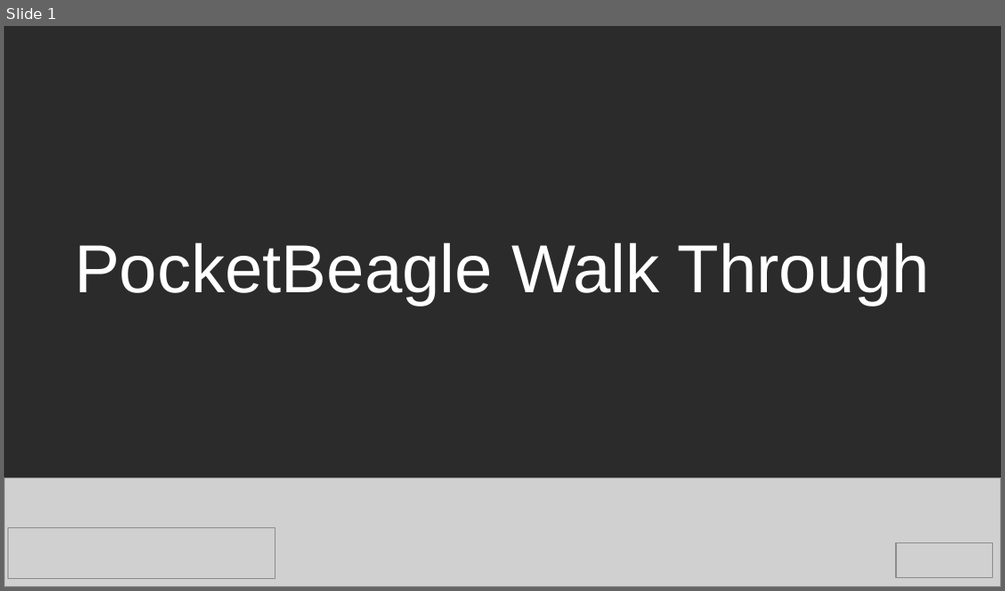
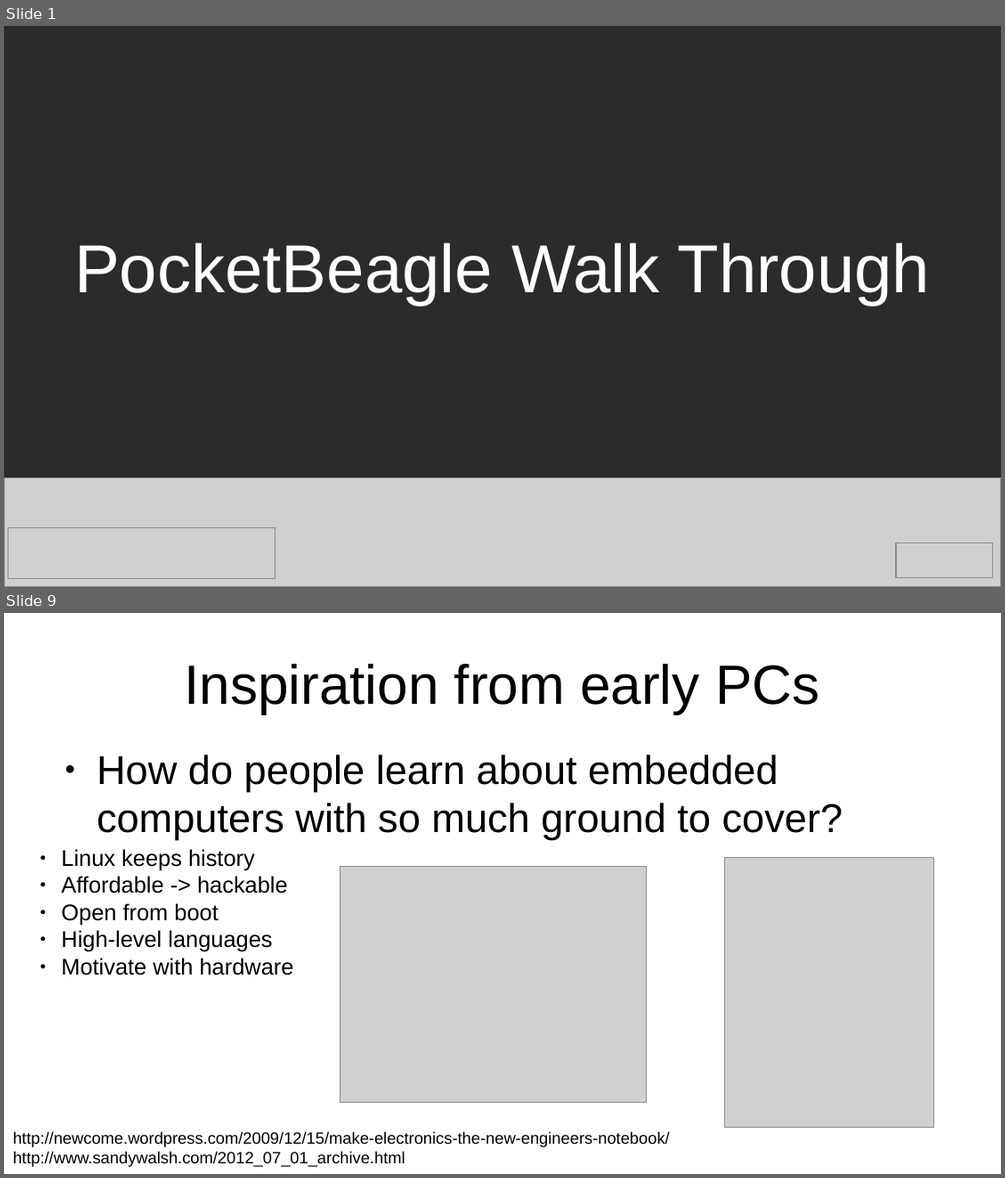
Before and after one commit to e-ale/Slides, a slide deck: pocketbeagle.odp. Shown one above the other, each under a label of ours: slide 1 before the commit, slides 1 and 9 after it; the slides between them are not shown. The pictures are 1005x591 and 1005x1178 pixels, drawn with LibreOffice and Linux fonts; fonts in the diff are those of the drawing; grey boxes stand for pictures; background and template pictures are left out; a plain dark background stands for a picture behind light text. Boxes give left, top, right and bottom in pixels: in the first picture for what was removed or moved away, otherwise in the second. Text is boxed around its words. In the diff, an @@ line names an element or a change of style, - is before the commit and + after.

```diff
--- a/pocketbeagle.odp
+++ b/pocketbeagle.odp
@@ slide 9 added at <box>4,613,1001,1174</box>, background #FFFFFF @@
@@ title added at <box>184,664,819,714</box>, 44 pt, text #000000 @@
+Inspiration from early PCs
@@ text added at <box>97,755,843,840</box>, 32 pt, text #000000 @@
+● How do people learn about embedded computers with so much ground to cover?
@@ text added at <box>61,849,294,975</box>, 18 pt, text #000000 @@
+● Linux keeps history
+● Affordable -> hackable
+● Open from boot
+● High-level languages
+● Motivate with hardware
@@ picture added at <box>340,867,647,1103</box> @@
@@ picture added at <box>724,857,933,1127</box> @@
@@ text added at <box>13,1131,670,1167</box>, 13 pt, text #000000 @@
+http://newcome.wordpress.com/2009/12/15/make-electronics-the-new-engineers-notebook/
+http://www.sandywalsh.com/2012_07_01_archive.html
```
Also in this commit, not shown: 7 slides changed, 24 other slides added.
